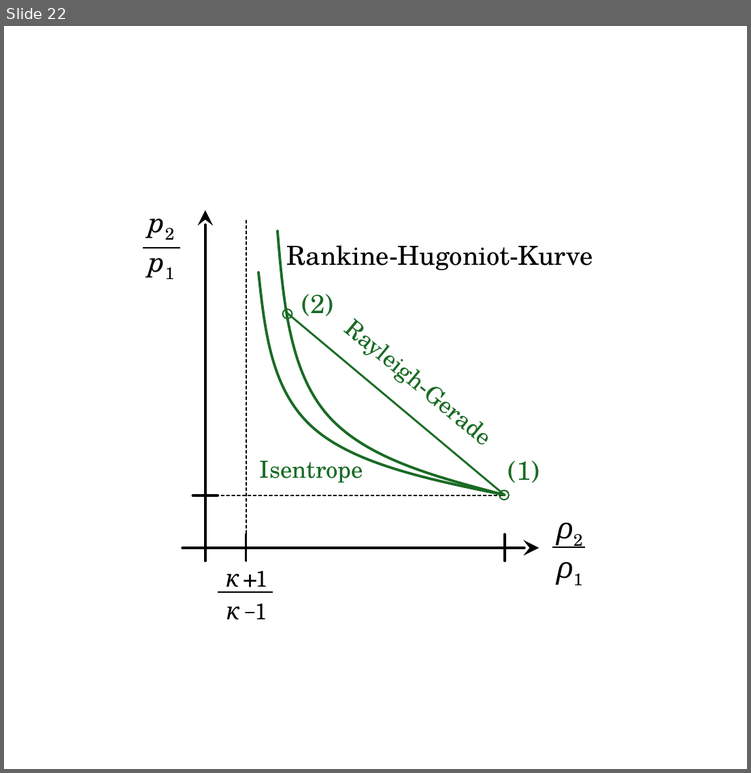
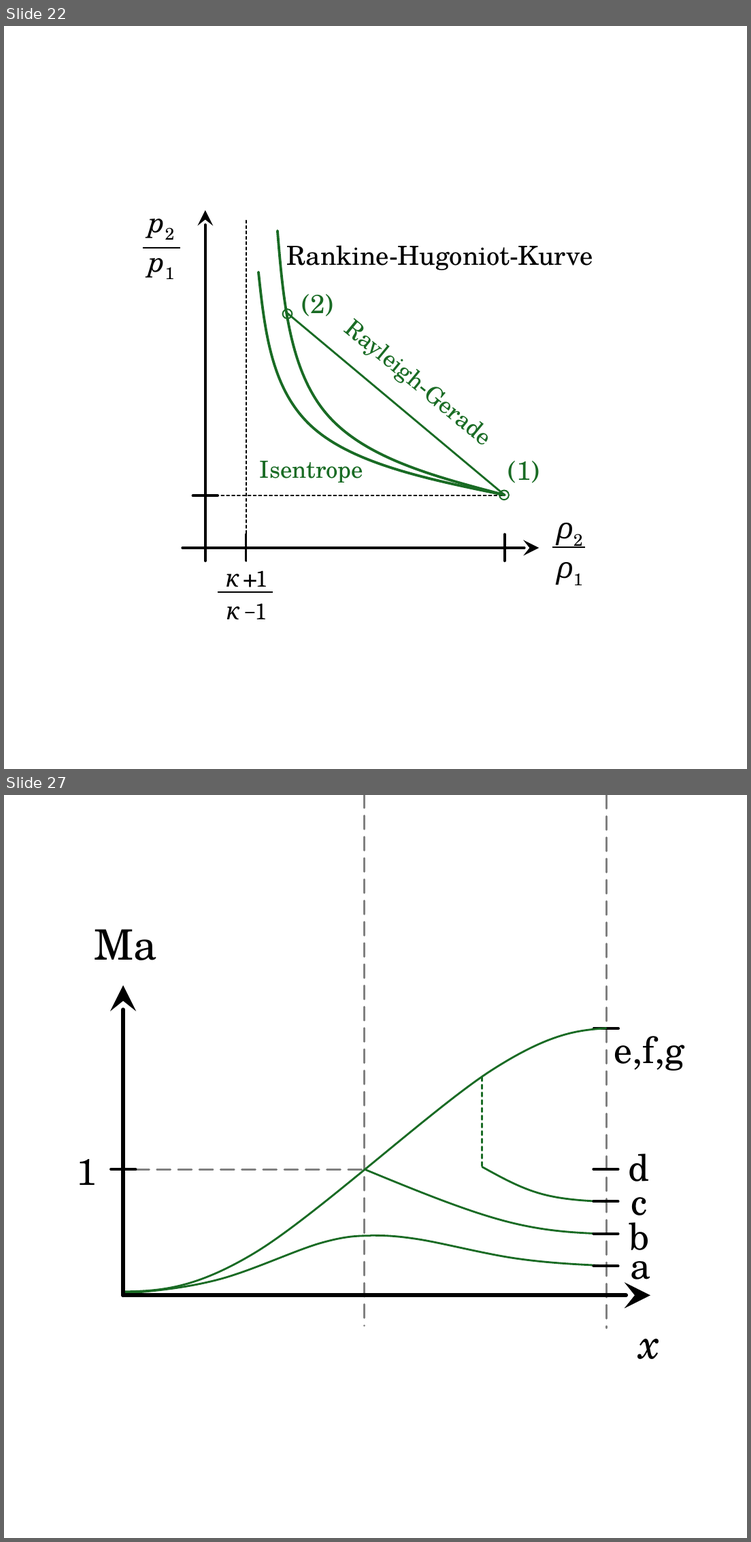
Before and after one commit to m4zeRobot/Project-FoSa, a slide deck: Strömungslehre 2/images/SL2-Images.pptx. Shown one above the other, each under a label of ours: slide 22 before the commit, slides 22 and 27 after it; the slides between them are not shown. The pictures are 751x773 and 751x1542 pixels, drawn with LibreOffice and Linux fonts; fonts in the diff are those of the drawing. Boxes give left, top, right and bottom in pixels: in the first picture for what was removed or moved away, otherwise in the second. Text is boxed around its words. In the diff, an @@ line names an element or a change of style, - is before the commit and + after.

```diff
--- a/Strömungslehre 2/images/SL2-Images.pptx
+++ b/Strömungslehre 2/images/SL2-Images.pptx
@@ slide 27 added at [4,795,747,1538], background #FFFFFF @@
@@ group added at [77,795,685,1359]: 10 lines, 8 texts, 5 freeform shapes, 2 arrows @@
+e,f,g
+b
+a
+c
+d
+1
+x
+Ma
```
Also in this commit, not shown: 1 slide changed, 11 other slides added, 1 slide removed, 13 other files.
